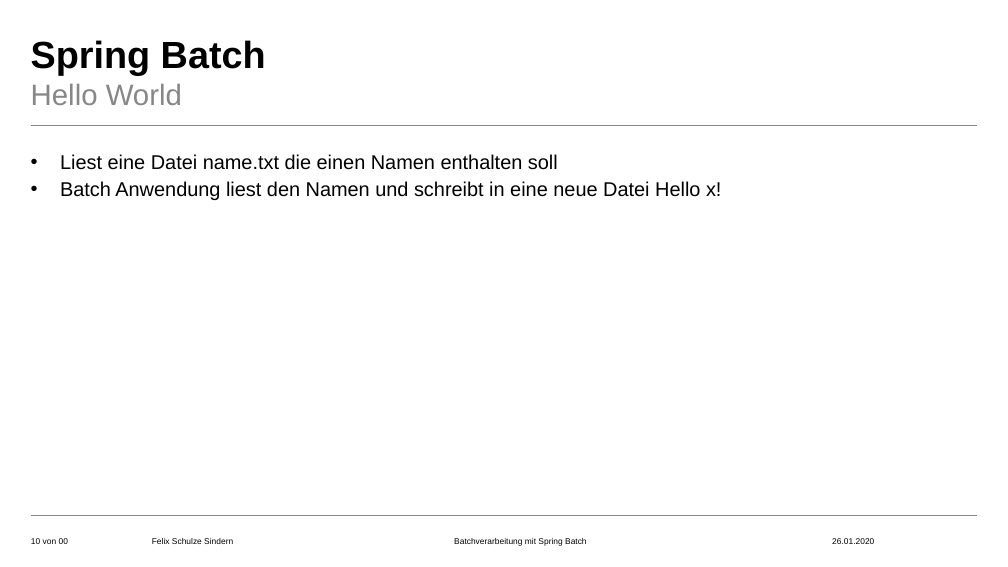
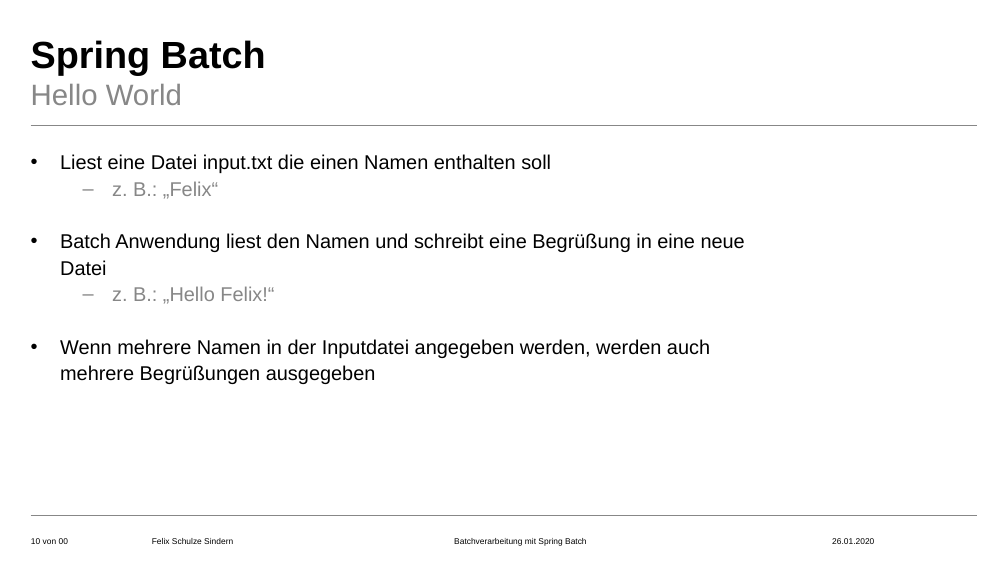
Before and after one commit to FelixSchuSi/spring_batch, a slide deck: slide 10 of spring_batch.pptx. Drawn at 1008x567 pixels with LibreOffice and Linux fonts; fonts in the diff are those of the drawing; background and template pictures are left out. Boxes give left, top, right and bottom in pixels: in the first picture for what was removed or moved away, otherwise in the second. Text is boxed around its words. In the diff, an @@ line names an element or a change of style, - is before the commit and + after.

Commit message:
update presentation

```diff
--- a/spring_batch.pptx
+++ b/spring_batch.pptx
@@ text at bbox=[60, 154, 745, 384]: text changed @@
-• Liest eine Datei name.txt die einen Namen enthalten soll
-• Batch Anwendung liest den Namen und schreibt in eine neue Datei Hello x!
+• Liest eine Datei input.txt die einen Namen enthalten soll
+  – z. B.: „Felix“
+• Batch Anwendung liest den Namen und schreibt eine Begrüßung in eine neue Datei
+  – z. B.: „Hello Felix!“
+• Wenn mehrere Namen in der Inputdatei angegeben werden, werden auch mehrere Begrüßungen ausgegeben
```
Also in this commit, not shown: 2 other slides changed, 1 slide added, 1 slide removed.
